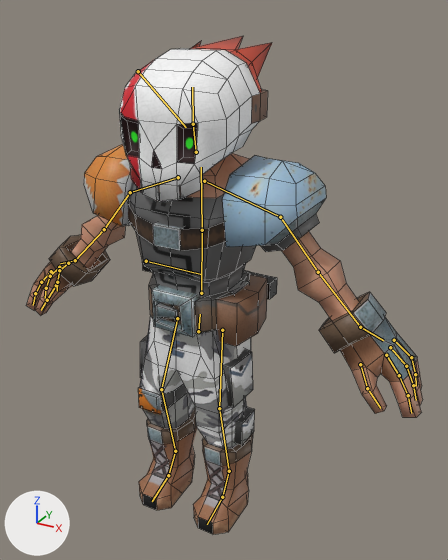
An edit to the Blender file Workshop/animations/vochap_taunt_s1.blend, drawn before and after from the same camera.
One viewpoint serves both versions: a 50 mm lens placed at (12.8, -20.4, 22.2), pointed at (0.7, 1.6, 11.2). Arrows for +X, +Y and +Z are at lower left; the lights stay in place. The bones that bend it are drawn over the model as lines. Mesh edges are drawn as thin lines.

Objects in the first picture: 'vochap_mesh'.
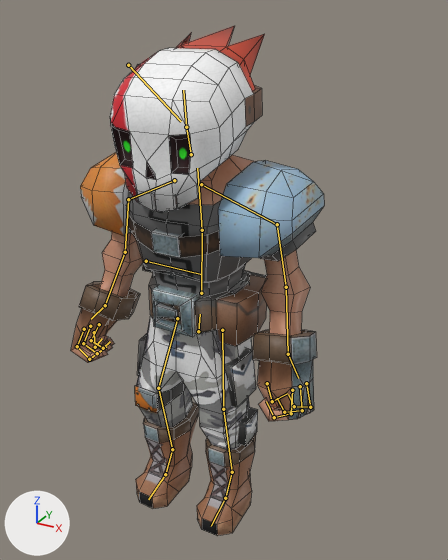
The newer file adds an action. The first version stands in its rest pose; the second is drawn at frame 16 of the action 'vochap_metarigAction'.

Location of each change, (x1, y1, x2, y2) in pixels of the pictures (448 x 560 px):
'vochap_mesh', posed (36% narrower): before (26, 36, 423, 534); after (71, 26, 324, 536)
bone 'chest', root to tip: before (202, 230) to (201, 167); after (202, 230) to (197, 168)
bone 'shoulder.L', root to tip: before (204, 181) to (280, 217); after (201, 184) to (277, 224)
bone 'upper_arm.L', root to tip: before (280, 217) to (318, 272); after (277, 224) to (286, 287)
bone 'forearm.L', root to tip: before (318, 272) to (360, 327); after (286, 287) to (288, 354)
bone 'f_index.01.L', root to tip: before (399, 375) to (408, 395); after (291, 413) to (274, 417)
bone 'thumb.01.L', root to tip: before (360, 364) to (367, 388); after (267, 383) to (272, 401)
bone 'f_middle.01.L', root to tip: before (406, 366) to (413, 385); after (302, 410) to (284, 412)
bone 'f_ring.01.L', root to tip: before (411, 357) to (415, 374); after (310, 407) to (294, 406)
bone 'shoulder.R', root to tip: before (178, 177) to (130, 192); after (174, 180) to (128, 199)
bone 'upper_arm.R', root to tip: before (130, 192) to (104, 229); after (128, 199) to (125, 252)
bone 'forearm.R', root to tip: before (104, 229) to (75, 260); after (125, 252) to (105, 305)
bone 'f_index.01.R', root to tip: before (41, 282) to (35, 293); after (77, 346) to (89, 359)
bone 'thumb.01.R', root to tip: before (56, 285) to (47, 300); after (94, 332) to (95, 347)
bone 'f_middle.01.R', root to tip: before (50, 276) to (46, 288); after (83, 343) to (97, 353)
bone 'f_ring.01.R', root to tip: before (59, 270) to (57, 282); after (91, 340) to (103, 348)
bone 'thigh.L', root to tip: before (222, 330) to (219, 408); after (222, 330) to (223, 409)
bone 'shin.L', root to tip: before (219, 408) to (229, 471); after (223, 409) to (232, 472)
bone 'thigh.R', root to tip: before (177, 318) to (161, 389); after (177, 318) to (158, 388)
bone 'shin.R', root to tip: before (161, 389) to (175, 451); after (158, 388) to (172, 449)

The change in detail:
Bone 'chest' (bone_chest) turns from (0, 0, 0) to (6, 0, 0) degrees about its own x, y and z.
Bone 'chest' (bone_chest) is rescaled from (1.0, 1.0, 1.0) to (1.01, 1.01, 1.01).
Bone 'shoulder.L' (bone_shoulder_l) turns from (0, 0, 0) to (-5, 0, 0) degrees about its own x, y and z.
Bone 'upper_arm.L' (bone_upper_arm_l) turns from (0, 0, 0) to (0, 0, -25) degrees about its own x, y and z.
Bone 'forearm.L' (bone_forearm_l) turns from (0, 0, 0) to (20, 0, 0) degrees about its own x, y and z.
Bone 'f_index.01.L' (bone_f_index_01_l) turns from (0, 0, 0) to (60, 0, 0) degrees about its own x, y and z.
Bone 'thumb.01.L' (bone_thumb_01_l) turns from (0, 0, 0) to (50, 0, 0) degrees about its own x, y and z.
Bone 'f_middle.01.L' (bone_f_middle_01_l) turns from (0, 0, 0) to (60, 0, 0) degrees about its own x, y and z.
Bone 'f_ring.01.L' (bone_f_ring_01_l) turns from (0, 0, 0) to (60, 0, 0) degrees about its own x, y and z.
Bone 'shoulder.R' (bone_shoulder_r) turns from (0, 0, 0) to (-5, 0, 0) degrees about its own x, y and z.
Bone 'upper_arm.R' (bone_upper_arm_r) turns from (0, 0, 0) to (0, 0, 25) degrees about its own x, y and z.
Bone 'forearm.R' (bone_forearm_r) turns from (0, 0, 0) to (20, 0, 0) degrees about its own x, y and z.
Bone 'f_index.01.R' (bone_f_index_01_r) turns from (0, 0, 0) to (60, 0, 0) degrees about its own x, y and z.
Bone 'thumb.01.R' (bone_thumb_01_r) turns from (0, 0, 0) to (50, 0, 0) degrees about its own x, y and z.
Bone 'f_middle.01.R' (bone_f_middle_01_r) turns from (0, 0, 0) to (60, 0, 0) degrees about its own x, y and z.
Bone 'f_ring.01.R' (bone_f_ring_01_r) turns from (0, 0, 0) to (60, 0, 0) degrees about its own x, y and z.
Bone 'thigh.L' (bone_thigh_l) turns from (0, 0, 0) to (0, 0, -3) degrees about its own x, y and z.
Bone 'shin.L' (bone_shin_l) turns from (0, 0, 0) to (0, 0, 3) degrees about its own x, y and z.
Bone 'thigh.R' (bone_thigh_r) turns from (0, 0, 0) to (0, 0, 3) degrees about its own x, y and z.
Bone 'shin.R' (bone_shin_r) turns from (0, 0, 0) to (0, 0, -3) degrees about its own x, y and z.
